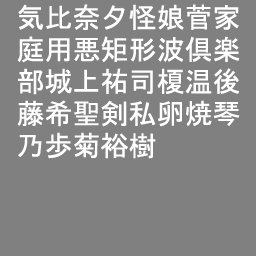
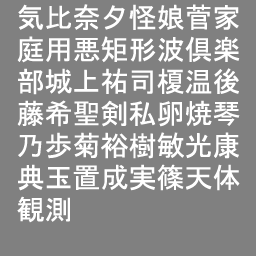
Comparing the layer stacks of the two 256 x 256 images. Changes:
painted on "気比奈夕怪娘菅家 庭用悪矩形波倶楽 部城上祐司榎温後 藤希聖" over (17, 132, 240, 223)
